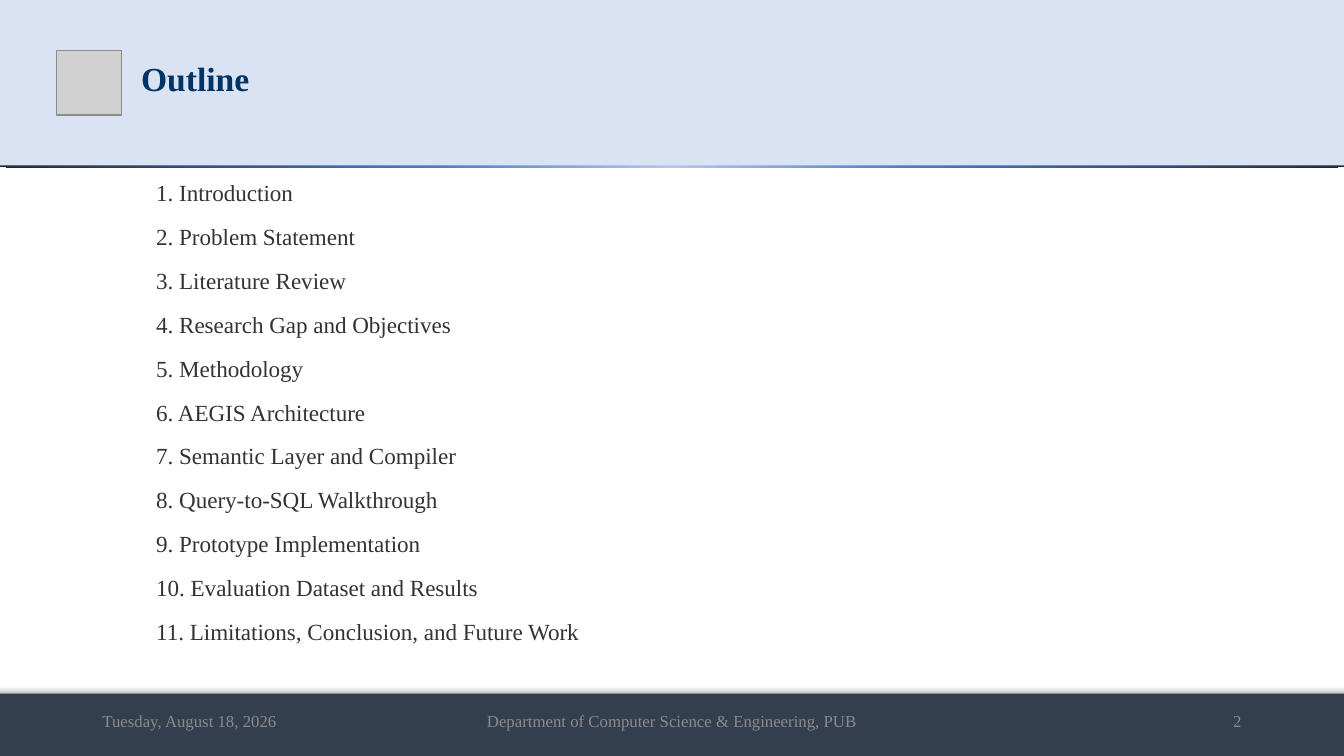
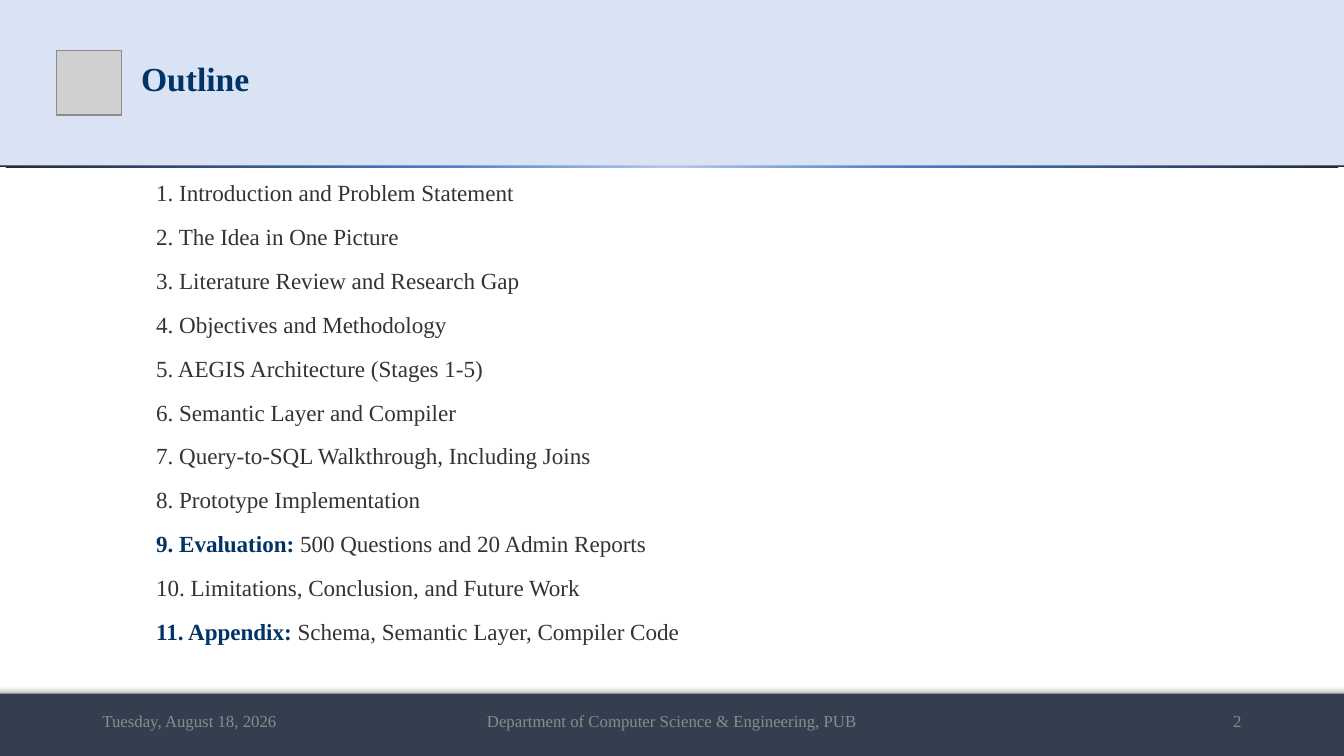
Before and after one commit to md-riaz/AEGIS-Research, a slide deck: slide 2 of docs/scripts/Md_Riaz_Final_Defense_0322310105101024.pptx. Drawn at 1344x756 pixels with LibreOffice and Linux fonts; fonts in the diff are those of the drawing; grey boxes stand for pictures. Boxes give left, top, right and bottom in pixels: in the first picture for what was removed or moved away, otherwise in the second. Text is boxed around its words. In the diff, an @@ line names an element or a change of style, - is before the commit and + after.

```diff
--- a/docs/scripts/Md_Riaz_Final_Defense_0322310105101024.pptx
+++ b/docs/scripts/Md_Riaz_Final_Defense_0322310105101024.pptx
@@ text at [156,185,679,645]: text changed @@
-1. Introduction
-2. Problem Statement
-3. Literature Review
-4. Research Gap and Objectives
-5. Methodology
-6. AEGIS Architecture
-7. Semantic Layer and Compiler
-8. Query-to-SQL Walkthrough
-9. Prototype Implementation
-10. Evaluation Dataset and Results
-11. Limitations, Conclusion, and Future Work
+1. Introduction and Problem Statement
+2. The Idea in One Picture
+3. Literature Review and Research Gap
+4. Objectives and Methodology
+5. AEGIS Architecture (Stages 1-5)
+6. Semantic Layer and Compiler
+7. Query-to-SQL Walkthrough, Including Joins
+8. Prototype Implementation
+9. Evaluation: 500 Questions and 20 Admin Reports
+10. Limitations, Conclusion, and Future Work
+11. Appendix: Schema, Semantic Layer, Compiler Code
```
Also in this commit, not shown: 17 other slides changed, 9 slides added, 1 slide removed, 5 other files.
